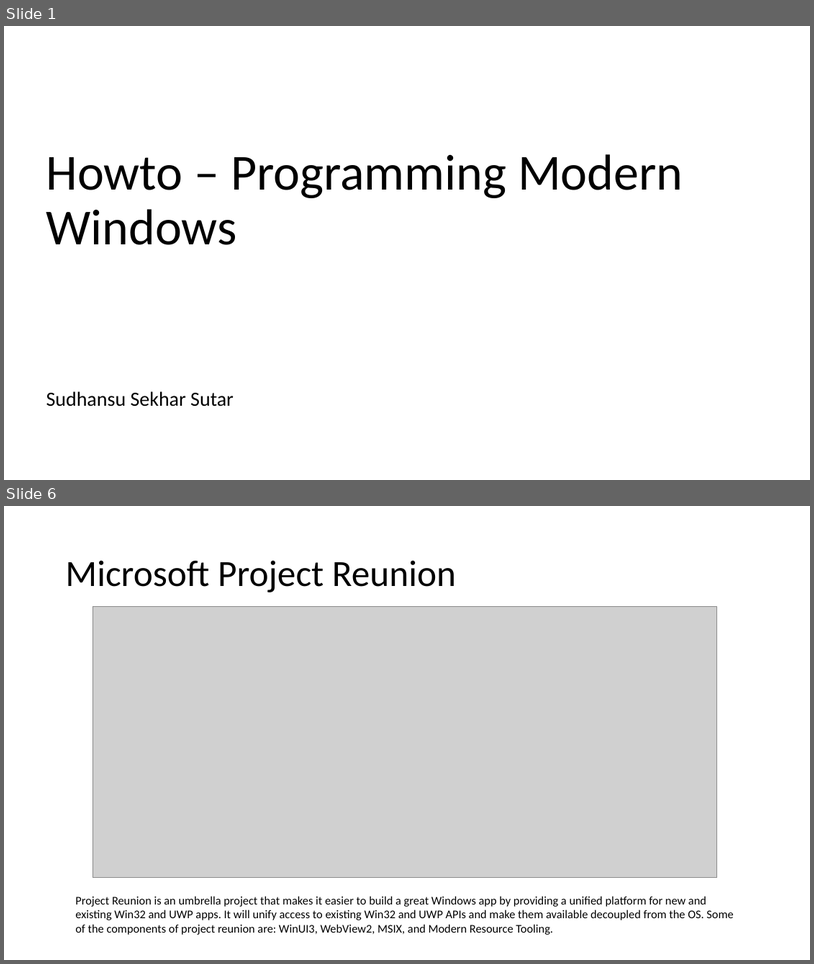
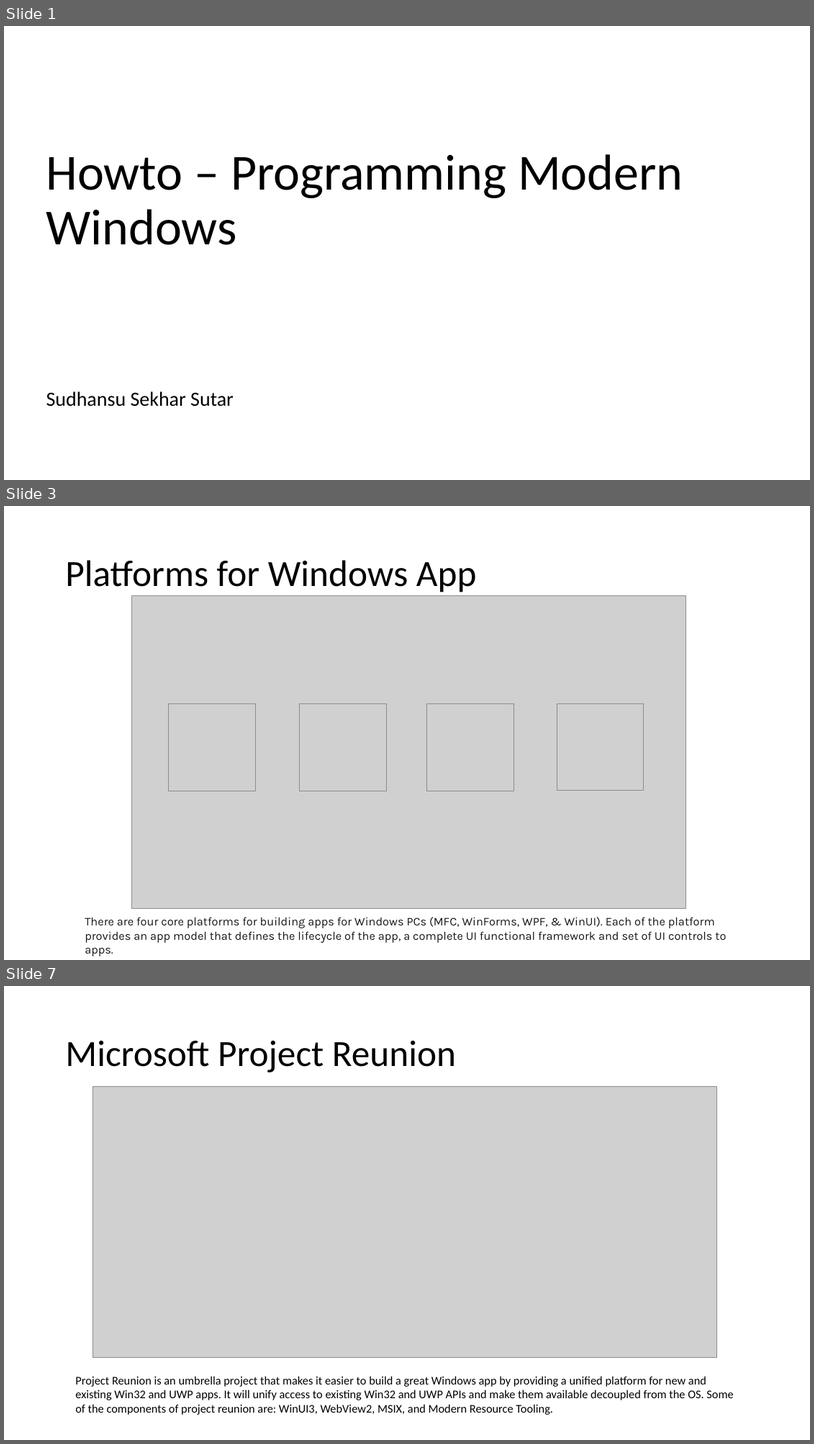
Before and after one commit to aniiiib/StudyNotes, a slide deck: Howto - Programming Modern Windows.pptx. Shown one above the other, each under a label of ours: slides 1 and 6 before the commit, slides 1, 3 and 7 after it; the slides between them are not shown. The pictures are 814x964 and 814x1444 pixels, drawn with LibreOffice and Linux fonts; fonts in the diff are those of the drawing; grey boxes stand for pictures. Boxes give left, top, right and bottom in pixels: in the first picture for what was removed or moved away, otherwise in the second. Text is boxed around its words. In the diff, an @@ line names an element or a change of style, - is before the commit and + after.

```diff
--- a/Howto - Programming Modern Windows.pptx
+++ b/Howto - Programming Modern Windows.pptx
@@ slide 3 added at [4, 506, 810, 960], background #FFFFFF @@
@@ title added at [65, 560, 477, 592], 44 pt, text #000000 @@
+Platforms for Windows App
@@ picture added at [131, 595, 687, 908] @@
@@ picture added at [169, 704, 255, 790] @@
@@ picture added at [300, 704, 387, 791] @@
@@ picture added at [427, 704, 514, 791] @@
@@ picture added at [558, 704, 644, 790] @@
@@ text added at [85, 916, 726, 956], 14 pt, text #171717 @@
+There are four core platforms for building apps for Windows PCs (MFC, WinForms, WPF, & WinUI). Each of the platform provides an app model that defines the lifecycle of the app, a complete UI functional framework and set of UI controls to apps.
@@ what was slide 6 is now slide 7 @@
```
Also in this commit, not shown: 7 slides changed, 1 other slide added.
